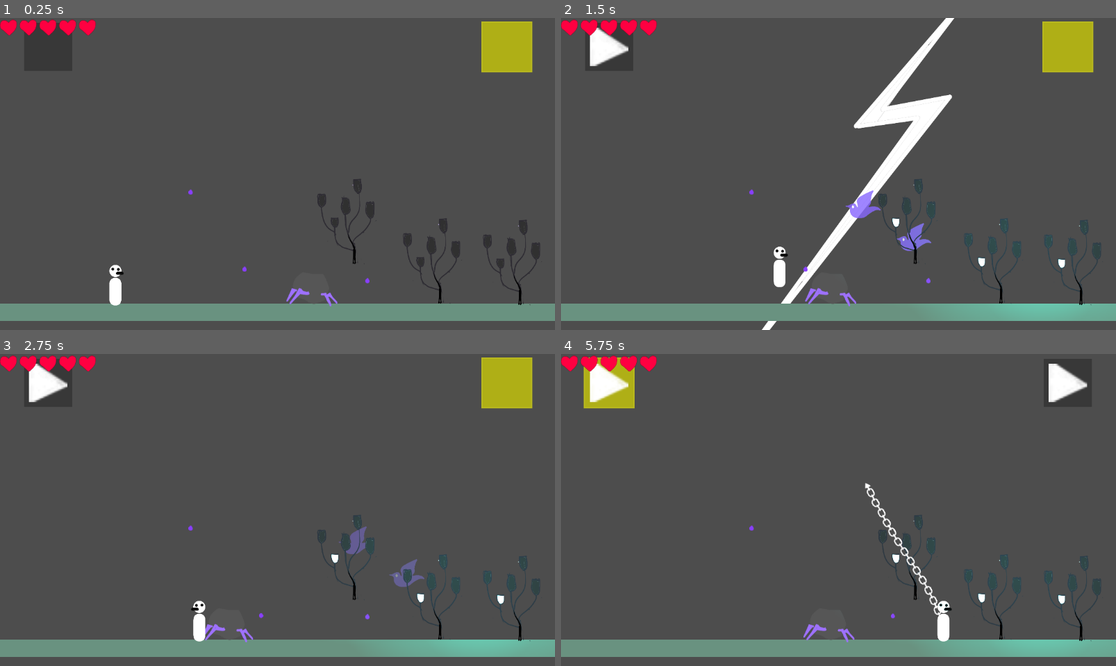
Above: before the commit, frames 1-4 (two rows, left to right).
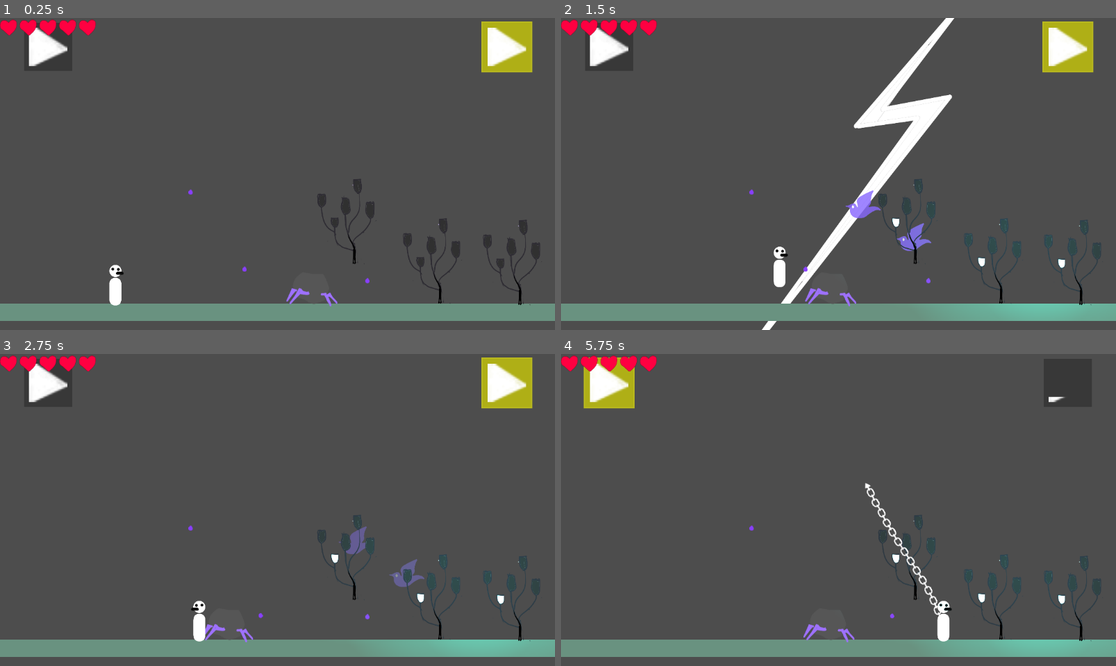
Above: after the commit, the same moments.

Repository: albverse/qimela
Game: Godot game, scene res://scene/MainTest.tscn
Two runs of this game, one before a commit and one after it. Both use one fixed random seed, a clock stepped at 60 frames per second and the inputs below.
Inputs (mouse positions are in pixels of both pictures, inside the frame that each line leads up to):
- Up to frame 1 (0.25 s): no input
- Up to frame 2 (1.5 s): tap Enter at 0.5 s; move the mouse to (960, 158) at 0.52 s; hold D (move_right) from 0.53 s (still down); tap Z at 0.6 s; click (960, 158) at 0.67 s; tap W (jump) at 0.77 s; move the mouse to (727, 189) at 1.27 s; tap Space at 1.35 s
- Up to frame 3 (2.75 s): tap W (jump) at 1.52 s; move the mouse to (333, 441) at 2.02 s; release D (move_right) at 2.03 s; hold A (move_left) from 2.03 s (still down); tap X at 2.1 s
- Up to frame 4 (5.75 s): move the mouse to (810, 572) at 2.77 s; release A (move_left) at 2.78 s; hold D (move_right) 2.78-4.28 s; tap C at 2.85 s; click (810, 572) at 2.92 s; tap W (jump) at 3.02, 3.77, 4.52 s; move the mouse to (1005, 556) at 3.52 s; tap Z at 3.6 s; move the mouse to (672, 463) at 4.27 s; hold A (move_left) 4.28-5.03 s; tap Space at 4.35 s; move the mouse to (866, 510) at 5.02 s; hold D (move_right) from 5.03 s (still down); tap X at 5.1 s; click (866, 510) at 5.17 s

The runs differ from the first frame. In frame 1, 1.1% of the frame differs, in the area x 5-95%, y 3-16%; in frame 2, 0.6%; in frame 3, 0.6%; in frame 4, 0.5%.

Commit message:
Fix chain slot cooldown icon behavior

Diff:
--- a/ui/chain_slots_ui.gd
+++ b/ui/chain_slots_ui.gd
@@ -8,6 +8,8 @@
 
 var slot_states: Array[Dictionary] = [{}, {}]
 var slot_anim_playing: Array[bool] = [false, false]  # 追踪动画状态
+var _cooldown_tweens: Array[Tween] = [null, null]
+var _cooldown_duration: float = 0.5
 @export var ui_no: Texture2D = preload("res://art/UI_NO.png")
 @export var ui_die: Texture2D = preload("res://art/UI_DIE.png")
 @export var ui_yes: Texture2D = preload("res://art/UI_yes.png")
@@ -25,6 +27,7 @@
 	EventBus.fusion_rejected.connect(_on_fusion_rejected)
 	_update_active_indicator(1)
 	connection_line.visible = false
+	_resolve_cooldown_duration()
 	_setup_slot_cooldown(slot_a)
 	_setup_slot_cooldown(slot_b)
 
@@ -47,6 +50,7 @@
 		var tw: Tween = create_tween()
 		tw.tween_property(flash, "modulate:a", 0.0, 0.2)
 	_set_cooldown_progress(slot, 0.0)
+	_stop_cooldown_tween(slot)
 
 func _on_chain_bound(slot: int, target: Node, attribute: int, icon_id: int, is_chimera: bool, show_anim: bool) -> void:
 	slot_states[slot] = {
@@ -65,37 +69,34 @@
 	var anim_path: NodePath = NodePath("Control/AnimationPlayer")
 	var anim: AnimationPlayer = slot_node.get_node_or_null(anim_path) as AnimationPlayer
 
-	if icon and target != null and target.has_method("get_ui_icon"):
-		var tex: Texture2D = target.call("get_ui_icon")
-		if tex != null:
-			icon.texture = tex
-			icon.visible = true
-			_set_cooldown_progress(slot, 1.0 if is_chimera else 0.0)
-
-			if anim and show_anim:
-				var anim_name: String = ""
-				if is_chimera:
-					# 尝试两个可能的名字
-					if anim.has_animation("chimera_animation"):
-						anim_name = "chimera_animation"
-					elif anim.has_animation("chimera_animation "):
-						anim_name = "chimera_animation "
-				else:
-					if anim.has_animation("appear"):
-						anim_name = "appear"
-
-				if anim_name != "":
-					slot_states[slot]["anim_played"] = anim_name
-					if anim_name == "appear":
-						var anim_ref: Animation = anim.get_animation(anim_name)
-						var anim_length: float = anim_ref.length if anim_ref != null else 0.0
-						slot_states[slot]["anim_length"] = anim_length
-						anim.play(anim_name)
-						anim.pause()
-						if anim_length > 0.0:
-							anim.seek(anim_length, true)
-					else:
-						anim.play(anim_name)
+	if icon:
+		icon.visible = true
+		_set_cooldown_progress(slot, 0.0)
+
+	if anim and show_anim:
+		var anim_name: String = ""
+		if is_chimera:
+			# 尝试两个可能的名字
+			if anim.has_animation("chimera_animation"):
+				anim_name = "chimera_animation"
+			elif anim.has_animation("chimera_animation "):
+				anim_name = "chimera_animation "
+		else:
+			if anim.has_animation("appear"):
+				anim_name = "appear"
+
+		if anim_name != "":
+			slot_states[slot]["anim_played"] = anim_name
+			if anim_name == "appear":
+				var anim_ref: Animation = anim.get_animation(anim_name)
+				var anim_length: float = anim_ref.length if anim_ref != null else 0.0
+				slot_states[slot]["anim_length"] = anim_length
+				anim.play(anim_name)
+				anim.pause()
+				if anim_length > 0.0:
+					anim.seek(anim_length, true)
+			else:
+				anim.play(anim_name)
 
 	_shake_node(slot_node)
 	_check_fusion_available()
@@ -112,7 +113,7 @@
 
 	if icon:
 		icon.visible = true
-	_set_cooldown_progress(slot, 1.0)
+	_start_cooldown(slot)
 
 	if anim and played_anim != "" and anim.has_animation(played_anim):
 		if played_anim == "appear":
@@ -127,7 +128,6 @@
 	if slot_states[slot].is_empty():
 		return
 	slot_states[slot]["progress"] = t01
-	_set_cooldown_progress(slot, t01)
 	var played_anim: String = slot_states[slot].get("anim_played", "")
 	if played_anim != "appear":
 		return
@@ -172,6 +172,7 @@
 	var icon: TextureRect = slot_node.get_node_or_null("Icon") as TextureRect
 	if icon == null or cooldown_shader == null:
 		return
+	icon.visible = true
 	if icon.material == null:
 		var mat := ShaderMaterial.new()
 		mat.shader = cooldown_shader
@@ -190,6 +191,40 @@
 	if mat == null:
 		return
 	mat.set_shader_parameter("progress", clamp(t01, 0.0, 1.0))
+
+func _resolve_cooldown_duration() -> void:
+	var players: Array = get_tree().get_nodes_in_group("player")
+	if players.is_empty():
+		return
+	var player: Node = players[0] as Node
+	if player == null:
+		return
+	var value: Variant = player.get("burn_time")
+	if typeof(value) == TYPE_FLOAT:
+		_cooldown_duration = maxf(value, 0.0)
+
+func _stop_cooldown_tween(slot: int) -> void:
+	var tw: Tween = _cooldown_tweens[slot]
+	if tw != null:
+		tw.kill()
+	_cooldown_tweens[slot] = null
+
+func _start_cooldown(slot: int) -> void:
+	_stop_cooldown_tween(slot)
+	_set_cooldown_progress(slot, 0.0)
+	if _cooldown_duration <= 0.0:
+		_set_cooldown_progress(slot, 1.0)
+		return
+	var slot_node: Control = slot_a if slot == 0 else slot_b
+	var icon: TextureRect = slot_node.get_node_or_null("Icon") as TextureRect
+	if icon == null:
+		return
+	var mat: ShaderMaterial = icon.material as ShaderMaterial
+	if mat == null:
+		return
+	var tw: Tween = create_tween()
+	_cooldown_tweens[slot] = tw
+	tw.tween_property(mat, "shader_parameter/progress", 1.0, _cooldown_duration)
 
 func _shake_node(node: Control) -> void:
 	var original_pos: Vector2 = node.position
--- a/ui/chain_slots_ui.tscn
+++ b/ui/chain_slots_ui.tscn
@@ -139,7 +139,6 @@
 color = Color(1, 1, 0, 0.6)
 
 [node name="Icon" type="TextureRect" parent="SlotA"]
-visible = false
 layout_mode = 1
 anchors_preset = 8
 anchor_left = 0.5
@@ -229,7 +228,6 @@
 color = Color(1, 1, 0, 0.6)
 
 [node name="Icon" type="TextureRect" parent="SlotB"]
-visible = false
 layout_mode = 1
 anchors_preset = 8
 anchor_left = 0.5
